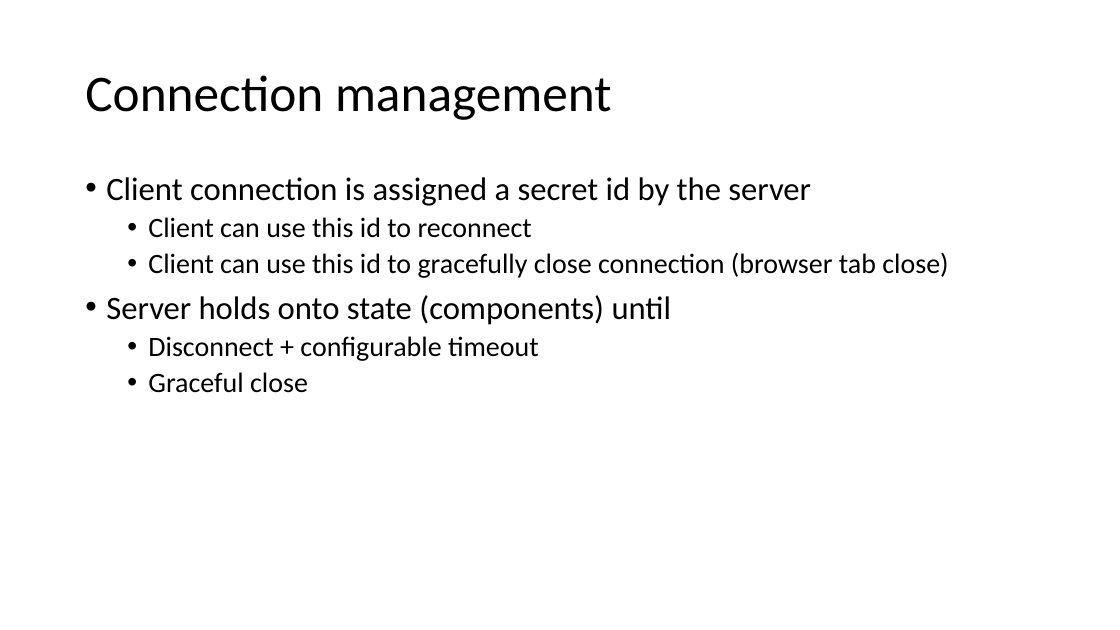
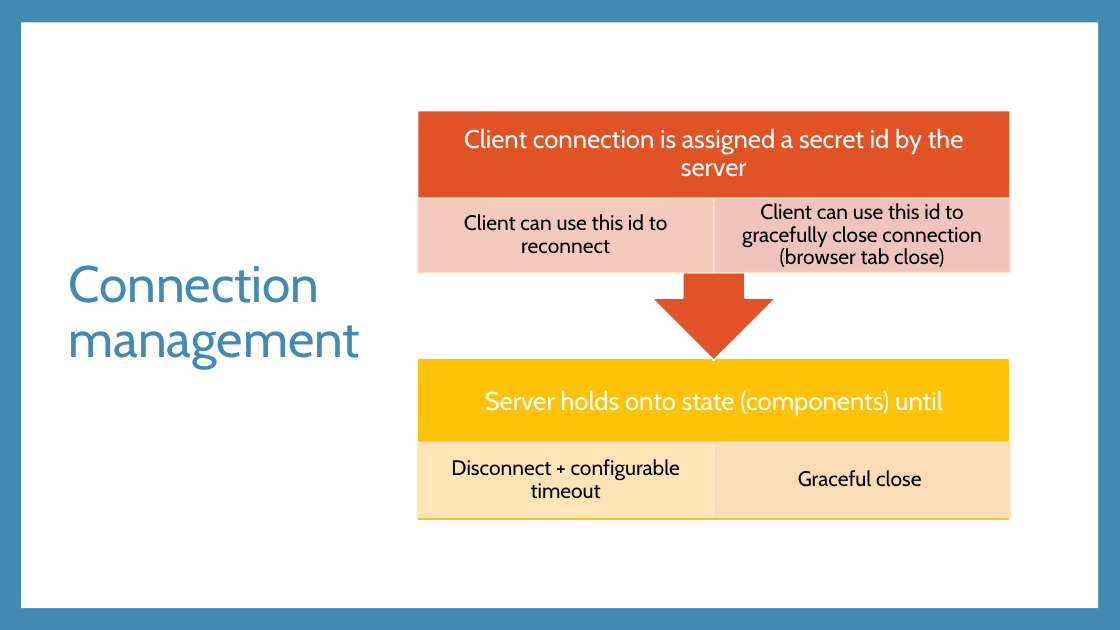
Before and after one commit to rynowak/Presentations, a slide deck: slide 21 of 2019/AusNzMeetups/blazor/slides.pptx (slide 16 before the commit). Drawn at 1120x630 pixels with LibreOffice and Linux fonts; fonts in the diff are those of the drawing. Boxes give left, top, right and bottom in pixels: in the first picture for what was removed or moved away, otherwise in the second. Text is boxed around its words. In the diff, an @@ line names an element or a change of style, - is before the commit and + after.

```diff
--- a/2019/AusNzMeetups/blazor/slides.pptx
+++ b/2019/AusNzMeetups/blazor/slides.pptx
@@ background #FFFFFF to #418AB3 @@
@@ rectangle added at (21, 23, 1098, 608), fill #FFFFFF @@
@@ title "Connection management": place and size @@
-title "Connection management" at (85, 75, 611, 120)
+title "Connection management" at (68, 265, 360, 368)
@@ title "Connection management" at (68, 265, 360, 368): font Calibri to Cabin, text colour #000000 to #418AB3 @@
@@ text removed at (106, 177, 948, 393) @@
-• Client connection is assigned a secret id by the server
-  • Client can use this id to reconnect
-  • Client can use this id to gracefully close connection (browser tab close)
-• Server holds onto state (components) until
-  • Disconnect + configurable timeout
-  • Graceful close
@@ group added at (418, 110, 1011, 520): 6 texts, 5 rectangles, 1 up arrow callout @@
+Server holds onto state (components) until
+Disconnect + configurable timeout
+Graceful close
+Client connection is assigned a secret id by the server
+Client can use this id to reconnect
+Client can use this id to gracefully close connection (browser tab close)
```
Also in this commit, not shown: 16 other slides changed, 11 slides added, 3 slides removed, 16 other files.
